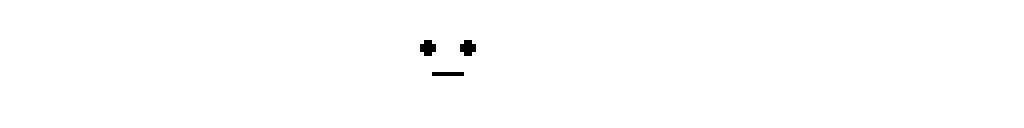
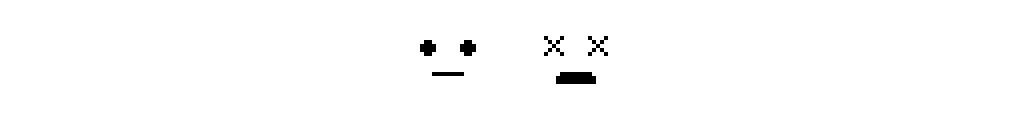
Layered file, before and after one edit (w=1024, h=128). Changes by layer:
painted on "Layer" over 544, 36, 608, 84
